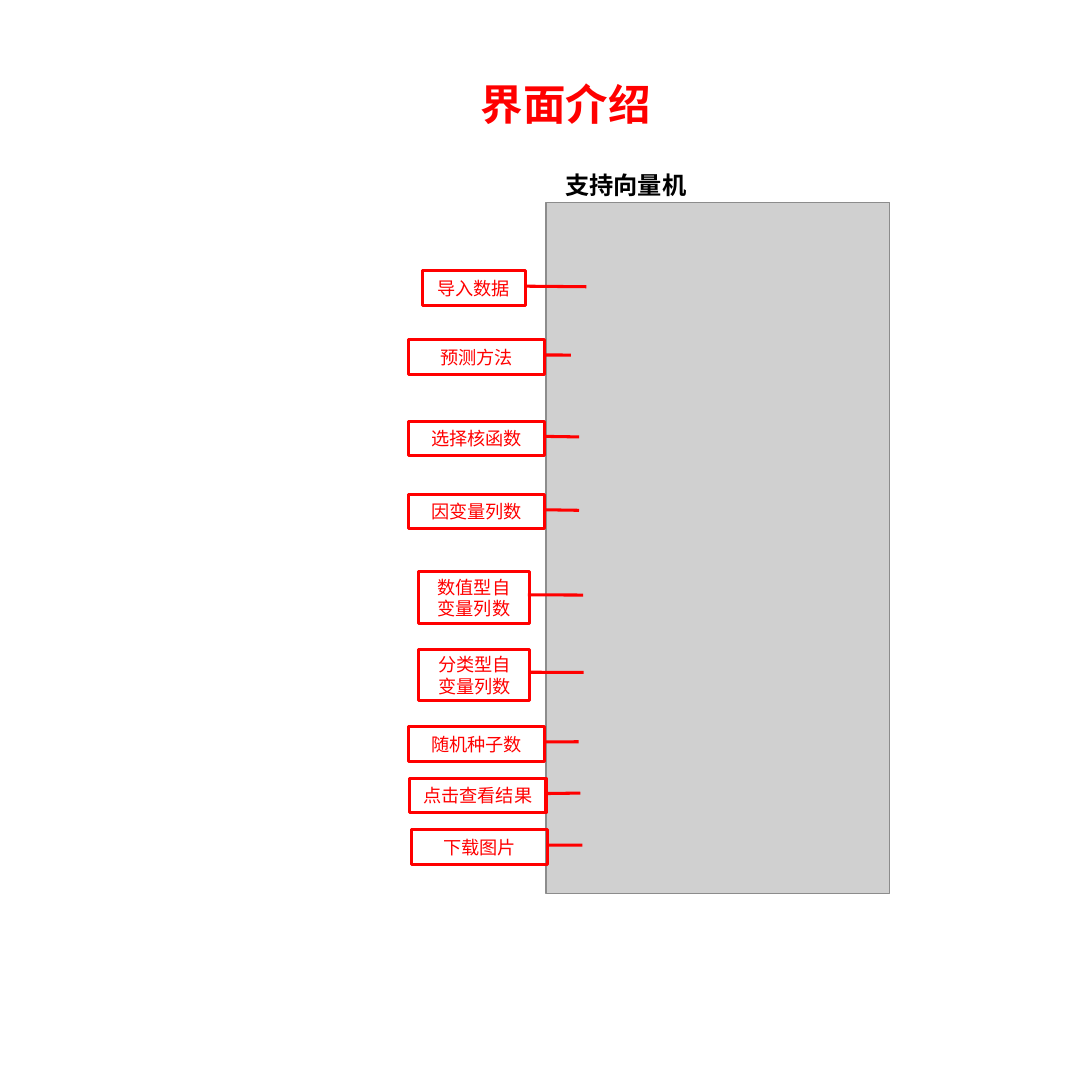
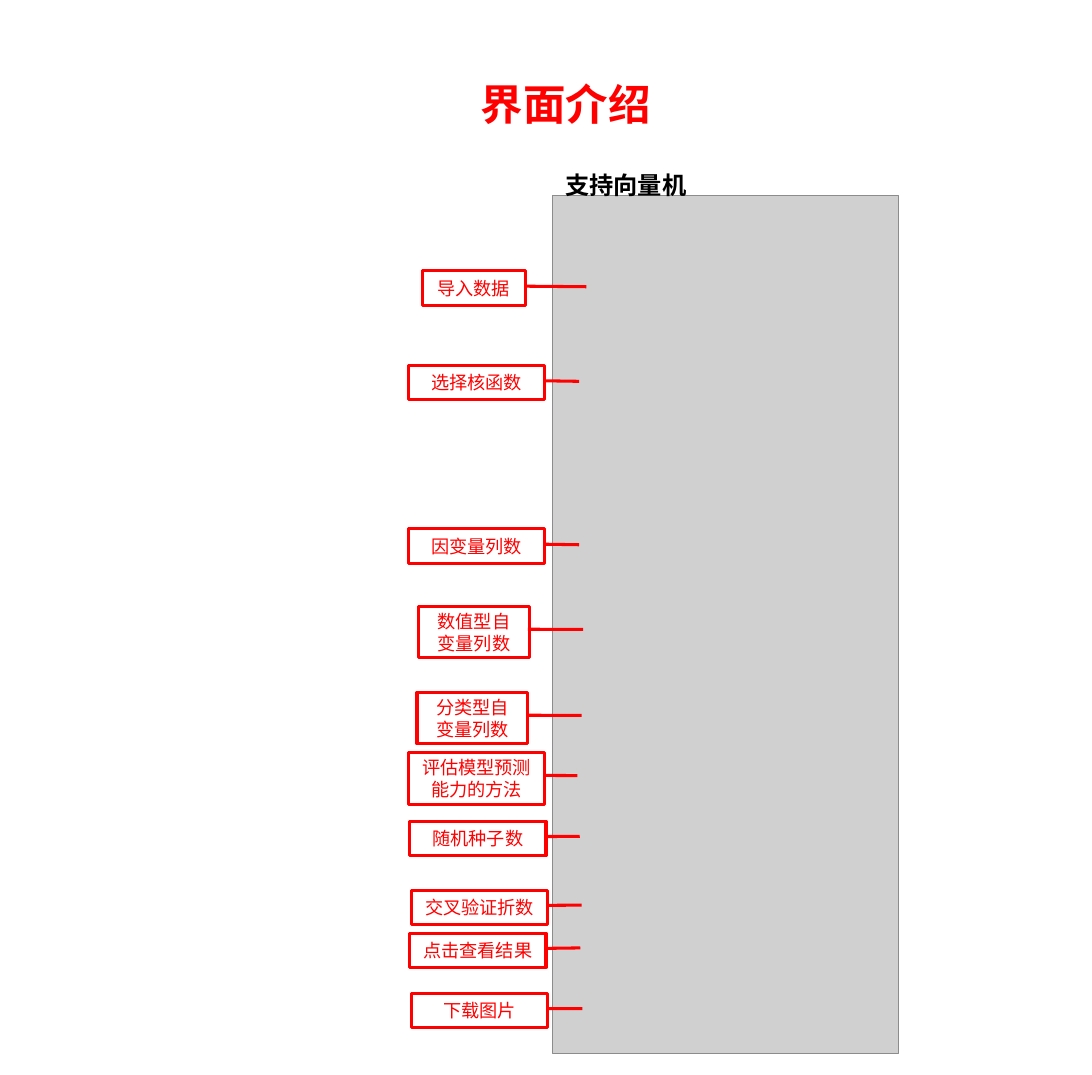
Before and after one commit to YanqiangLu1/luyanqiang3, a slide deck: slide 1 of image2/SVM/界面.pptx. Drawn at 1092x1075 pixels with LibreOffice and Linux fonts; fonts in the diff are those of the drawing; grey boxes stand for pictures. Boxes give left, top, right and bottom in pixels: in the first picture for what was removed or moved away, otherwise in the second. Text is boxed around its words. In the diff, an @@ line names an element or a change of style, - is before the commit and + after.

```diff
--- a/image2/SVM/界面.pptx
+++ b/image2/SVM/界面.pptx
@@ picture: place and size @@
-picture at (546, 202, 890, 893)
+picture at (553, 195, 899, 1053)
@@ border callout "选择核函数": place and size @@
-border callout "选择核函数" at (408, 422, 545, 455)
+border callout "选择核函数" at (408, 366, 545, 400)
@@ border callout "因变量列数": place and size @@
-border callout "因变量列数" at (408, 495, 545, 529)
+border callout "因变量列数" at (408, 529, 545, 562)
@@ border callout "数值型自变量列数": place and size @@
-border callout "数值型自变量列数" at (418, 572, 530, 624)
+border callout "数值型自变量列数" at (418, 606, 530, 657)
@@ border callout "分类型自变量列数": place and size @@
-border callout "分类型自变量列数" at (419, 650, 531, 701)
+border callout "分类型自变量列数" at (417, 692, 529, 744)
@@ border callout "评估模型预测能力的方法": place and size @@
-border callout "评估模型预测能力的方法" at (408, 340, 545, 373)
+border callout "评估模型预测能力的方法" at (408, 752, 545, 804)
@@ border callout "评估模型预测能力的方法" at (408, 752, 545, 804): proportions changed @@
@@ text in border callout at (422, 758, 531, 798): text changed @@
-预测方法
+评估模型预测能力的方法
@@ border callout "随机种子数": place and size @@
-border callout "随机种子数" at (408, 726, 545, 760)
+border callout "随机种子数" at (410, 821, 546, 855)
@@ border callout added at (412, 890, 548, 924), outline #FF0000 2 pt, 12 pt, text #FF0000 @@
+交叉验证折数
@@ border callout "点击查看结果": place and size @@
-border callout "点击查看结果" at (410, 779, 546, 812)
+border callout "点击查看结果" at (410, 933, 546, 966)
@@ border callout "下载图片": place and size @@
-border callout "下载图片" at (412, 830, 548, 864)
+border callout "下载图片" at (412, 994, 548, 1028)
```
Also in this commit, not shown: 20 other files.
